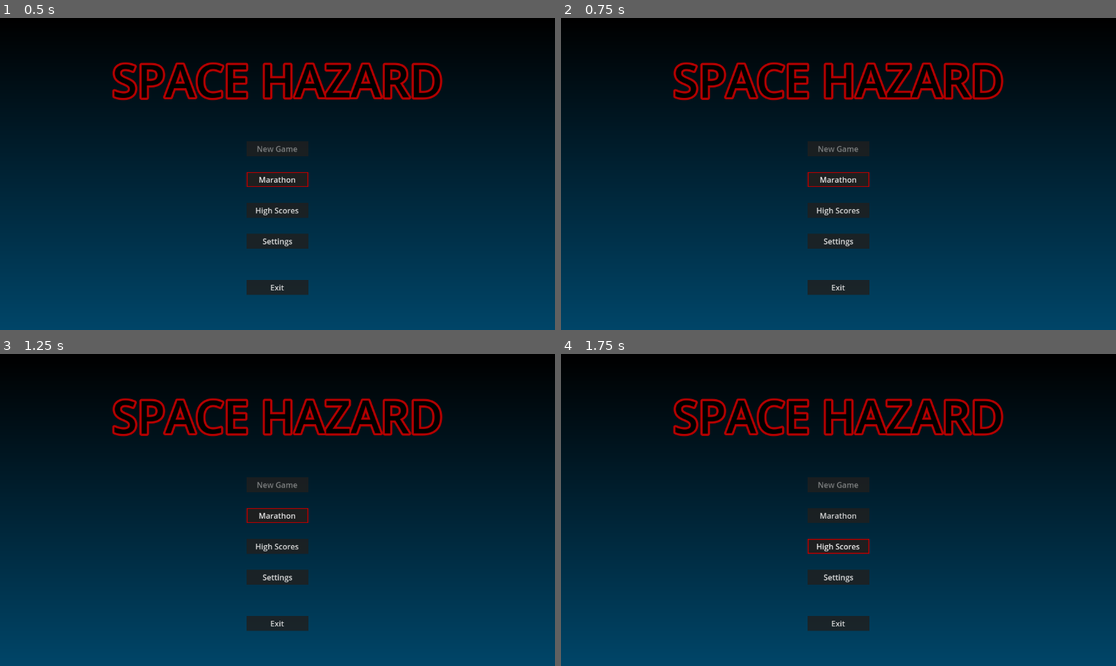
Above: before the commit, frames 1-4 (two rows, left to right).
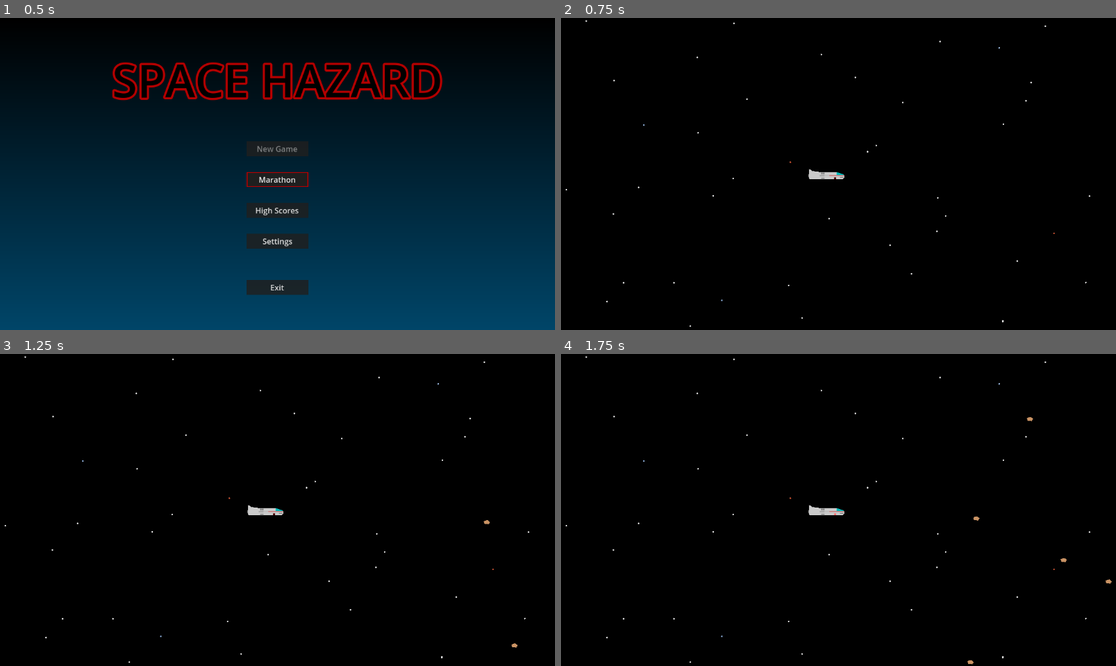
Above: after the commit, the same moments.

Repository: fractalate/space-hazard
Game: Godot game, scene res://main.tscn
Same seed, same stepped clock (60 frames per second), same inputs: the game is played once before the commit and once after it.
Inputs (mouse positions are in pixels of both pictures, inside the frame that each line leads up to):
- Up to frame 1 (0.5 s): no input
- Up to frame 2 (0.75 s): click "Marathon" at 0.5 s
- Up to frame 3 (1.25 s): no input
- Up to frame 4 (1.75 s): click (838, 547) at 1.25 s, where only the run before the commit has a clickable "High Scores"

Frame 1 is identical in both runs. In frame 2, 78% of the frame differs, in the area x 0-100%, y 0-100%; in frame 3, 78%; in frame 4, 78%.

Commit message:
Start Marathon Starts the Demo Level

Diff:
--- a/main.gd
+++ b/main.gd
@@ -1,6 +1,7 @@
 extends Node2D
 
 @onready var MainMenu = $MainMenu
+@onready var Background = $Background
 
 var LevelDemo = load('res://levels/demo/level_demo.tscn')
 var PlayerShip = load('res://ship/player_ship.tscn')
@@ -11,5 +12,15 @@
 	playerShip.position = get_viewport_rect().size / 2
 	add_child(playerShip)
 
+func set_main_menu_visible(visible: bool):
+	MainMenu.visible = visible
+	Background.visible = visible
+
 func _ready():
 	MainMenu.select_default_button()
+	var on_menu_closed = func():
+		set_main_menu_visible(false)
+	var on_start_marathon = func():
+		start_level_demo()
+	MainMenu.connect('menu_closed', on_menu_closed)
+	MainMenu.connect('start_marathon', on_start_marathon)
--- a/main.tscn
+++ b/main.tscn
@@ -18,7 +18,7 @@
 [node name="DespawnArea" parent="." instance=ExtResource("1_b42yi")]
 position = Vector2(16, -9)
 
-[node name="Polygon2D" type="Polygon2D" parent="."]
+[node name="Background" type="Polygon2D" parent="."]
 texture = SubResource("GradientTexture1D_0i6y3")
 texture_rotation = -1.5708
 polygon = PackedVector2Array(1152, 648, 1152, 0, 0, 0, 0, 648)
--- a/menus/main_menu.gd
+++ b/menus/main_menu.gd
@@ -1,5 +1,6 @@
 extends Control
 
+signal start_marathon
 signal menu_closed
 
 var SettingsMenu = load('res://menus/settings_menu.tscn')
@@ -20,7 +21,8 @@
 	ButtonMarathon.grab_focus()
 
 func on_button_marathon_pressed():
-	print('starting marathon')
+	start_marathon.emit()
+	menu_closed.emit()
 
 func on_button_settings_pressed():
 	var m = SettingsMenu.instantiate()
@@ -34,7 +36,6 @@
 
 func on_button_exit_pressed():
 	menu_closed.emit()
-	queue_free()
 	# It might make sense to quit elsewhere, handling the menu_closed signal.
 	# e.g. if you need to save something that the menu doesn't track first.
 	# this is sufficient for now because we have nothing to save yet.
